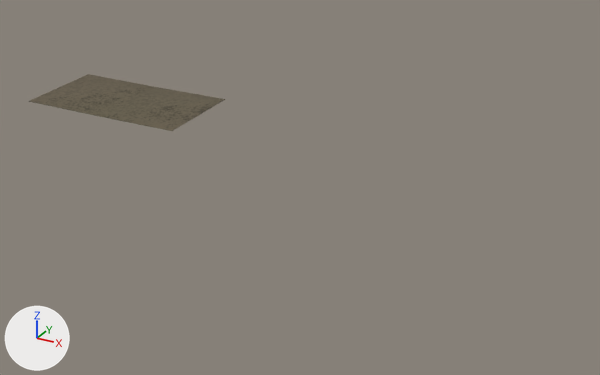
One commit to the glTF model eloria-assets/maps/continent-v2/saltsound/client/chunks/15_12/world.glb: the scene before it, then after it.
Camera for both pictures: a 50 mm camera at (578.02, -118.78, 6.55) aimed at (571.27, -106.51, 0.41). The lights are fixed; the arrows at lower left show +X, +Y and +Z. The picture after the commit comes second. Where no turn or scale is listed for an object, it has been applied to the vertices. Vertices at exactly the same position are counted once.

In view in the first picture: 'AuthoredGround_saltsoundBase_saltsound_15_12', 'Terrain_saltsound_15_12'.
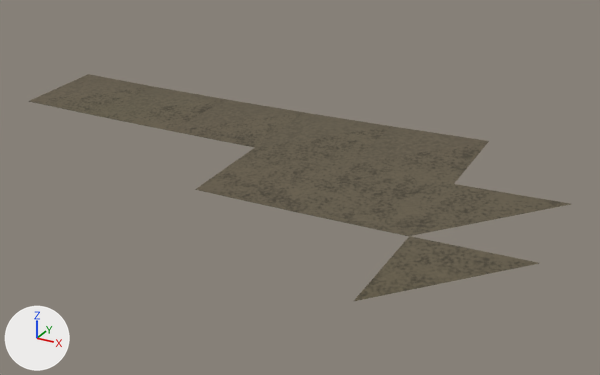
Changed parts and their boxes [x1, y1, x2, y2] in the pictures (600 x 375 px):
```json
{"object": "AuthoredGround_saltsoundBase_saltsound_15_12", "change": "reshaped", "before": [30, 86, 225, 131], "after": [30, 86, 571, 301], "on screen": "177% wider, 370% taller"}
{"object": "Terrain_saltsound_15_12", "change": "reshaped", "before": [29, 74, 224, 131], "after": [29, 74, 486, 236], "on screen": "134% wider, 181% taller"}
{"part": 1, "of": "me_terrain_saltsound_15_12", "change": "added", "after": [173, 99, 486, 236]}
{"part": 2, "of": "me_authoredground_saltsoundbase_saltsound_15_12", "change": "added", "after": [174, 112, 571, 301], "on screen": "brown"}
```

Scene script edits in JSON lines:
```json
{"block": "me_terrain_saltsound_15_12", "where": "# used by ob_terrain_saltsound_15_12; location = (-2059.0, 6521.0, 0.0)"}
{"op": "remove", "block": "me_terrain_saltsound_15_12", "code": "me_terrain_saltsound_15_12.from_pydata(...)  # 6 vertices, 4 faces; spans x 2623.0..2627.0, y -6627.0..-6625.0, z 0.78..0.93"}
{"op": "add", "block": "me_terrain_saltsound_15_12", "code": "me_terrain_saltsound_15_12.from_pydata(...)  # 15 vertices, 14 faces; spans x 2623.0..2633.0, y -6629.0..-6625.0, z 0.67..0.99"}
{"block": "me_terrain_saltsound_15_12", "change": "me_terrain_saltsound_15_12 part 1"}
{"block": "me_terrain_saltsound_15_12", "change": "9 vertices are added at x 2629.0..2633.0, y -6629.0..-6625.0, z 0.67..0.99"}
{"block": "me_terrain_saltsound_15_12", "change": "10 new faces join them"}
{"block": "me_authoredground_saltsoundbase_saltsound_15_12", "where": "# used by ob_authoredground_saltsoundbase_saltsound_15_12; location = (-2059.0, 6521.0, 0.0)"}
{"op": "remove", "block": "me_authoredground_saltsoundbase_saltsound_15_12", "code": "me_authoredground_saltsoundbase_saltsound_15_12.from_pydata(...)  # 5 vertices, 2 faces; spans x 2623.0..2627.0, y -6627.0..-6625.0, z 0.78..0.91"}
{"op": "add", "block": "me_authoredground_saltsoundbase_saltsound_15_12", "code": "me_authoredground_saltsoundbase_saltsound_15_12.from_pydata(...)  # 17 vertices, 11 faces; spans x 2623.0..2635.0, y -6631.0..-6625.0, z 0.65..0.99"}
{"block": "me_authoredground_saltsoundbase_saltsound_15_12", "change": "me_authoredground_saltsoundbase_saltsound_15_12 part 2"}
{"block": "me_authoredground_saltsoundbase_saltsound_15_12", "change": "12 vertices are added at x 2629.0..2635.0, y -6631.0..-6625.0, z 0.65..0.99"}
{"block": "me_authoredground_saltsoundbase_saltsound_15_12", "change": "9 new faces join them"}
```
